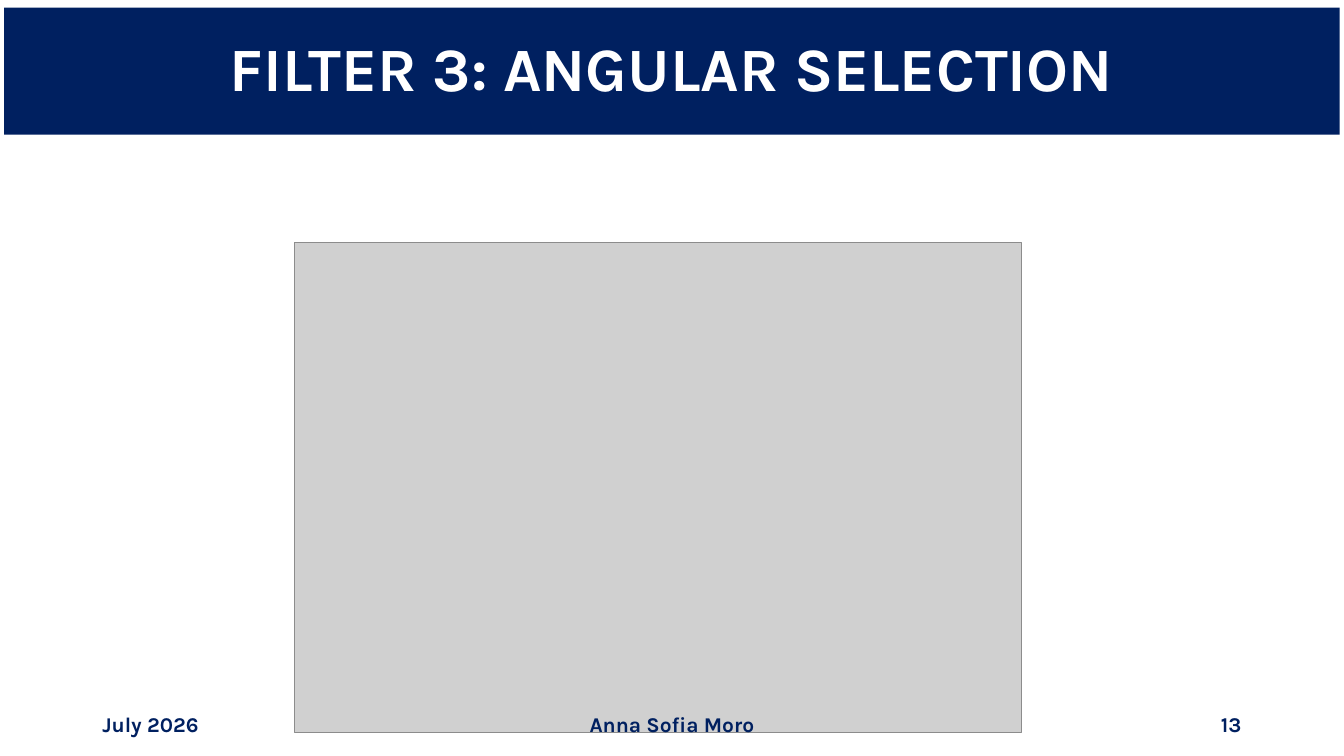
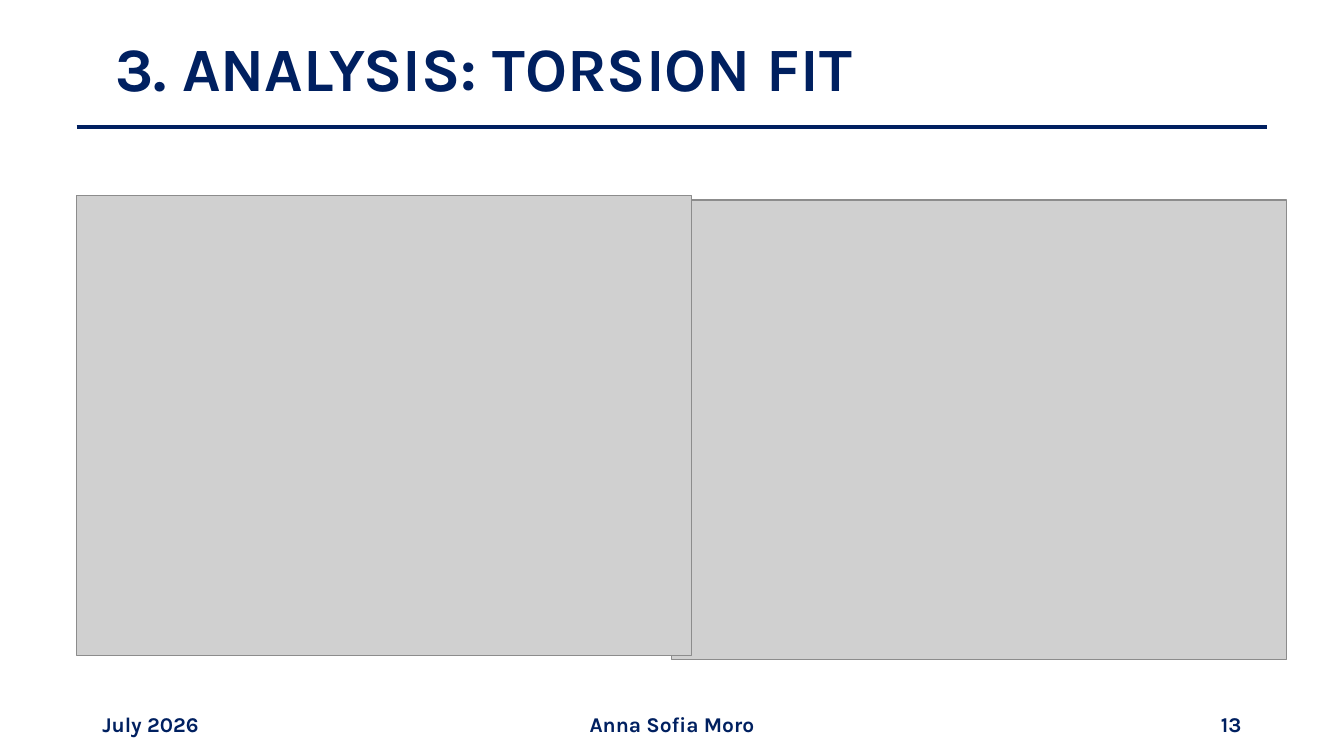
Before and after one commit to annaasofia/tesi, a slide deck: slide 13 of slides/week4.pptx. Drawn at 1344x756 pixels with LibreOffice and Linux fonts; fonts in the diff are those of the drawing; grey boxes stand for pictures. Boxes give left, top, right and bottom in pixels: in the first picture for what was removed or moved away, otherwise in the second. Text is boxed around its words. In the diff, an @@ line names an element or a change of style, - is before the commit and + after.

```diff
--- a/slides/week4.pptx
+++ b/slides/week4.pptx
@@ title "3. ANALYSIS: TORSION FIT": place and size @@
-title "3. ANALYSIS: TORSION FIT" at (4, 8, 1340, 135)
+title "3. ANALYSIS: TORSION FIT" at (115, 50, 852, 92)
@@ title "3. ANALYSIS: TORSION FIT" at (115, 50, 852, 92): fill #002060 to none @@
@@ title at (115, 50, 852, 92): text changed; text colour #FFFFFF to #002060 @@
-FILTER 3: ANGULAR SELECTION
+3. ANALYSIS: TORSION FIT
@@ line added from (77, 127) to (1267, 127), #002060 3 pt @@
@@ picture added at (77, 196, 692, 655) @@
@@ picture added at (673, 200, 1288, 659) @@
@@ rectangle added at (850, 196, 1160, 331), fill #FFFFFF, outline #FFFFFF 1.5 pt @@
@@ picture removed at (294, 243, 1022, 732) @@
```
Also in this commit, not shown: 18 other slides changed, 6 slides added, 6 slides removed, 2 other files.
